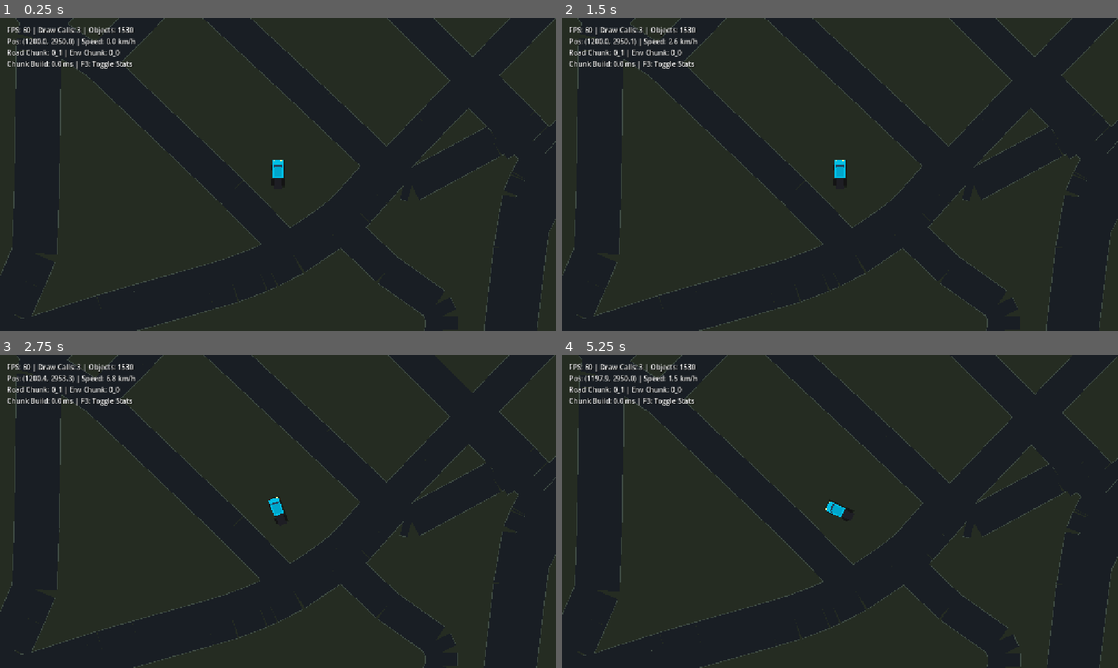
Above: before the commit, frames 1-4 (two rows, left to right).
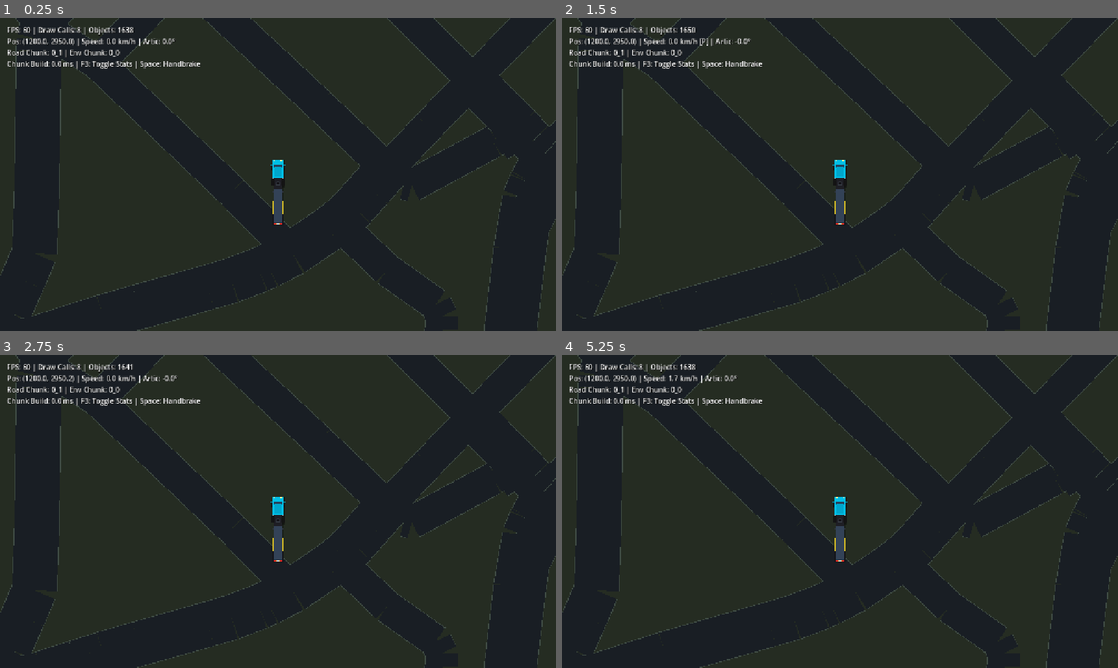
Above: after the commit, the same moments.

Repository: bal1st1k/vibecode-ets2d
Game: Godot game, scene res://scenes/Main.tscn
The game is run twice, just before and just after one commit, with the same random seed, the same clock (stepped at 60 frames per second) and the same inputs.
Inputs (mouse positions are in pixels of both pictures, inside the frame that each line leads up to):
- Up to frame 1 (0.25 s): no input
- Up to frame 2 (1.5 s): tap Enter at 0.5 s; move the mouse to (962, 158) at 0.52 s; hold Right (steer_right) 0.53-1.28 s; tap Space at 0.6, 0.77, 1.07, 1.25, 1.35 s; click (962, 158) at 0.67 s; move the mouse to (728, 190) at 1.27 s; hold Down (brake_reverse) from 1.28 s (still down)
- Up to frame 3 (2.75 s): tap Space at 1.52, 1.82, 2.1 s; move the mouse to (333, 442) at 2.02 s; release Down (brake_reverse) at 2.03 s; hold Right (steer_right) from 2.03 s (still down)
- Up to frame 4 (5.25 s): move the mouse to (812, 574) at 2.77 s; release Right (steer_right) at 2.78 s; hold Up (accelerate) 2.78-3.53 s; tap Space at 2.85, 3.02, 3.32, 3.6, 3.77, 4.07, 4.35, 4.52, 4.82, 5.1 s; click (812, 574) at 2.92 s; move the mouse to (1006, 558) at 3.52 s; hold Left (steer_left) 3.53-5.03 s; move the mouse to (673, 464) at 4.27 s; move the mouse to (867, 511) at 5.02 s; hold Down (brake_reverse) from 5.03 s (still down); click (867, 511) at 5.17 s

The runs differ from the first frame. In frame 1, 0.4% of the frame differs, in the area x 13-52%, y 2-66%; in frame 2, 0.5%; in frame 3, 2.7%, in the area x 0-100%, y 0-100%; in frame 4, 2.6%.

Commit message:
feat(godot): articulated trailer and parking brake [G-004]

Diff:
--- a/godot/scenes/Main.tscn
+++ b/godot/scenes/Main.tscn
@@ -1,9 +1,10 @@
-[gd_scene load_steps=6 format=3 uid="uid://c7k0y4w2xv1"]
+[gd_scene load_steps=7 format=3 uid="uid://c7k0y4w2xv1"]
 
 [ext_resource type="Script" path="res://scripts/Main.gd" id="1_main"]
 [ext_resource type="Script" path="res://scripts/RoadWorld.gd" id="2_road"]
 [ext_resource type="Script" path="res://scripts/Truck.gd" id="3_truck"]
 [ext_resource type="Script" path="res://scripts/EnvWorld.gd" id="4_env"]
+[ext_resource type="Script" path="res://scripts/Trailer.gd" id="5_trailer"]
 
 [sub_resource type="RectangleShape2D" id="RectangleShape2D_truck"]
 size = Vector2(80, 32)
@@ -17,6 +18,11 @@
 
 [node name="RoadWorld" type="Node2D" parent="."]
 script = ExtResource("2_road")
+
+[node name="Trailer" type="Node2D" parent="."]
+position = Vector2(1200, 3030.5)
+rotation = -1.5708
+script = ExtResource("5_trailer")
 
 [node name="Truck" type="CharacterBody2D" parent="."]
 position = Vector2(1200, 2950)
@@ -36,8 +42,8 @@
 [node name="DebugLabel" type="Label" parent="CanvasLayer"]
 offset_left = 16.0
 offset_top = 16.0
-offset_right = 420.0
-offset_bottom = 140.0
+offset_right = 440.0
+offset_bottom = 150.0
 theme_override_colors/font_shadow_color = Color(0, 0, 0, 0.9)
 theme_override_constants/shadow_offset_x = 1
 theme_override_constants/shadow_offset_y = 1
--- a/godot/scripts/Main.gd
+++ b/godot/scripts/Main.gd
@@ -37,7 +37,12 @@
 			var sx = float(parts[0].strip_edges())
 			var sy = float(parts[1].strip_edges())
 			truck.position = Vector2(sx, sy)
+			if truck.has_method("reset_trailer_alignment"):
+				truck.reset_trailer_alignment()
 			print("[Main] Custom truck spawn position set to: (%.1f, %.1f)" % [sx, sy])
+
+	if OS.has_environment("SCREENSHOT_FRAMES"):
+		screenshot_frames = int(OS.get_environment("SCREENSHOT_FRAMES"))
 
 	if OS.has_environment("SCREENSHOT"):
 		should_screenshot = true
@@ -46,7 +51,9 @@
 			screenshot_target = env_val
 
 	for arg in OS.get_cmdline_args():
-		if arg.begins_with("--screenshot="):
+		if arg.begins_with("--frames="):
+			screenshot_frames = int(arg.substr("--frames=".length()))
+		elif arg.begins_with("--screenshot="):
 			should_screenshot = true
 			screenshot_target = arg.substr("--screenshot=".length())
 		elif arg == "--screenshot":
@@ -78,8 +85,16 @@
 	if debug_label:
 		var pos = truck.global_position if truck else Vector2.ZERO
 		var speed_kmh = 0.0
-		if truck and "current_speed" in truck:
-			speed_kmh = (abs(truck.current_speed) / Config.MAP_SCALE) * 3.6
+		var park_status = ""
+		var artic_deg = 0.0
+		if truck:
+			if "current_speed" in truck:
+				speed_kmh = (abs(truck.current_speed) / Config.MAP_SCALE) * 3.6
+			if "parking_brake" in truck and truck.parking_brake:
+				park_status = " [P]"
+			if "articulation_angle" in truck:
+				artic_deg = rad_to_deg(truck.articulation_angle)
+
 		var cx = int(floor(pos.x / 2048.0))
 		var cy = int(floor(pos.y / 2048.0))
 		var ecx = int(floor(pos.x / 8192.0))
@@ -87,15 +102,15 @@
 		var build_ms = env_world.last_chunk_build_ms if env_world else 0.0
 
 		if show_f3_perf:
-			debug_label.text = "FPS: %d | Draw Calls: %d | Objects: %d\nPos: (%.1f, %.1f) | Speed: %.1f km/h\nRoad Chunk: %d_%d | Env Chunk: %d_%d\nChunk Build: %.1f ms | F3: Toggle Stats" % [
+			debug_label.text = "FPS: %d | Draw Calls: %d | Objects: %d\nPos: (%.1f, %.1f) | Speed: %.1f km/h%s | Artic: %.1f°\nRoad Chunk: %d_%d | Env Chunk: %d_%d\nChunk Build: %.1f ms | F3: Toggle Stats | Space: Handbrake" % [
 				current_fps, draw_calls, objects_count,
-				pos.x, pos.y, speed_kmh,
+				pos.x, pos.y, speed_kmh, park_status, artic_deg,
 				cx, cy, ecx, ecy,
 				build_ms
 			]
 		else:
-			debug_label.text = "FPS: %d | Speed: %.1f km/h | Pos: (%.1f, %.1f) | F3: Stats" % [
-				current_fps, speed_kmh, pos.x, pos.y
+			debug_label.text = "FPS: %d | Speed: %.1f km/h%s | Artic: %.1f° | Pos: (%.1f, %.1f) | F3: Stats" % [
+				current_fps, speed_kmh, park_status, artic_deg, pos.x, pos.y
 			]
 
 	if should_screenshot and not screenshot_taken and frame_counter >= screenshot_frames:
--- /dev/null
+++ b/godot/scripts/Trailer.gd
@@ -0,0 +1,63 @@
+extends Node2D
+
+# 2D Top-Down European Semi-Trailer (13.6m Standard Curtainsider)
+@export var trailer_length: float = 136.0 # ~13.6 m standard Euro trailer
+@export var trailer_width: float = 28.0   # ~2.5 m width
+@export var kingpin_offset: float = 52.5  # distance from center to kingpin hitch (105 * 0.5)
+
+func _ready() -> void:
+	z_index = 0
+	queue_redraw()
+
+func _draw() -> void:
+	var half_l = trailer_length * 0.5
+	var half_w = trailer_width * 0.5
+
+	# 1. Soft drop shadow
+	draw_rect(Rect2(-half_l + 3.0, -half_w + 3.0, trailer_length, trailer_width), Color(0.0, 0.0, 0.0, 0.32))
+
+	# 2. Steel chassis beams & undercarriage
+	draw_rect(Rect2(-half_l + 8.0, -half_w + 3.0, trailer_length - 16.0, trailer_width - 6.0), Color(0.10, 0.12, 0.15, 1.0))
+
+	# 3. Side underrun protection bars & landing gear
+	# Underrun side rails with yellow safety markers
+	draw_rect(Rect2(-half_l + 32.0, -half_w - 1.0, 38.0, 2.0), Color(0.85, 0.75, 0.15, 0.95))
+	draw_rect(Rect2(-half_l + 32.0, half_w - 1.0, 38.0, 2.0), Color(0.85, 0.75, 0.15, 0.95))
+	# Landing gear support legs
+	draw_rect(Rect2(half_l - 42.0, -half_w - 1.0, 4.0, trailer_width + 2.0), Color(0.18, 0.20, 0.24, 1.0))
+
+	# 4. Triple-axle rear bogie (6 wheels: 3 on left, 3 on right)
+	# Bogie center is at -52.5, matching KINGPIN_TO_AXLE = 105.0 from kingpin at +52.5
+	var wheel_w = 14.0
+	var wheel_h = 6.0
+	var axle_x = [-62.5, -52.5, -42.5]
+	for ax in axle_x:
+		# Left wheels
+		draw_rect(Rect2(ax - wheel_w * 0.5, -half_w - 2.0, wheel_w, wheel_h), Color(0.08, 0.08, 0.10, 1.0))
+		# Right wheels
+		draw_rect(Rect2(ax - wheel_w * 0.5, half_w - 4.0, wheel_w, wheel_h), Color(0.08, 0.08, 0.10, 1.0))
+
+	# 5. Main container / curtainsider box
+	var box_rect = Rect2(-half_l + 6.0, -half_w + 1.0, trailer_length - 10.0, trailer_width - 2.0)
+	draw_rect(box_rect, Color(0.15, 0.19, 0.25, 1.0)) # Dark slate curtainsider
+
+	# 6. Tarpaulin side curtain & livery stripe (Neon Lime accent matching web version)
+	var curtain_rect = Rect2(-half_l + 10.0, -half_w + 2.0, trailer_length - 18.0, trailer_width - 4.0)
+	draw_rect(curtain_rect, Color(0.20, 0.26, 0.34, 1.0))
+	# Dynamic center stripe
+	draw_rect(Rect2(-half_l + 10.0, -1.5, trailer_length - 18.0, 3.0), Color(0.83, 1.0, 0.26, 1.0))
+
+	# 7. Front aerodynamic bulkhead wall (connecting with truck cab)
+	draw_rect(Rect2(half_l - 10.0, -half_w + 1.0, 6.0, trailer_width - 2.0), Color(0.08, 0.12, 0.18, 1.0))
+
+	# 8. Rear bumper, license plate, mudflaps & taillights
+	draw_rect(Rect2(-half_l + 2.0, -half_w + 1.0, 4.0, trailer_width - 2.0), Color(0.80, 0.82, 0.85, 1.0)) # Reflective white bumper
+	# Rear taillights (Red)
+	draw_rect(Rect2(-half_l + 3.0, -half_w + 2.0, 2.0, 6.0), Color(0.95, 0.15, 0.15, 1.0))
+	draw_rect(Rect2(-half_l + 3.0, half_w - 8.0, 2.0, 6.0), Color(0.95, 0.15, 0.15, 1.0))
+	# Amber turn indicators
+	draw_rect(Rect2(-half_l + 3.0, -half_w + 8.0, 2.0, 3.0), Color(0.96, 0.62, 0.07, 1.0))
+	draw_rect(Rect2(-half_l + 3.0, half_w - 11.0, 2.0, 3.0), Color(0.96, 0.62, 0.07, 1.0))
+
+	# 9. Kingpin hitch coupler indicator (at +52.5)
+	draw_circle(Vector2(kingpin_offset, 0.0), 3.5, Color(0.80, 0.85, 0.90, 0.9))
--- a/godot/scripts/Truck.gd
+++ b/godot/scripts/Truck.gd
@@ -7,57 +7,176 @@
 @export var acceleration: float = (90.0 / 3.6 / 5.5) * Config.MAP_SCALE # ~5.68 units/s² (0-90 km/h in 5.5s)
 @export var braking: float = (90.0 / 3.6 / 2.0) * Config.MAP_SCALE # ~15.62 units/s² (90-0 km/h in 2.0s)
 @export var friction: float = 1.2 * Config.MAP_SCALE # ~1.5 units/s² (rolling resistance)
-@export var steer_speed: float = 2.0 # rad/s max steering
-
-var current_speed: float = 0.0 # scalar speed along facing direction in world units/s
+@export var steer_speed: float = 2.5 # rad/s max steering rate
+
+# Kinematic articulation constants (matching src/engine.js)
+const WHEELBASE: float = 44.0          # Distance between front steer and rear drive axle
+const HITCH_OFFSET: float = -26.0      # Fifth wheel position behind truck center
+const KINGPIN_TO_AXLE: float = 105.0   # Distance from kingpin to trailer rear bogie center
+const JACKKNIFE_LIMIT: float = 1.50    # ~86 degrees max articulation limit
+
+var current_speed: float = 0.0         # Scalar speed along facing direction in world units/s
+var steer_angle: float = 0.0           # Current front wheel cut angle in radians
+var max_steer: float = 0.58            # ~33 degrees max wheel cut
+var parking_brake: bool = false        # Parking brake toggle (Space)
+var articulation_angle: float = 0.0    # Angle difference between truck and trailer in radians
+var test_mode: String = ""             # Automated test maneuver mode
+
+@export var trailer_path: NodePath = NodePath("../Trailer")
+var trailer_ref: Node2D = null
 
 @onready var camera: Camera2D = $Camera2D
 
 func _ready() -> void:
+	if not trailer_path.is_empty():
+		trailer_ref = get_node_or_null(trailer_path)
+	if not trailer_ref and get_parent():
+		trailer_ref = get_parent().get_node_or_null("Trailer")
+
+	# Check automated test args and environment variables
+	if OS.has_environment("TEST_MODE"):
+		test_mode = OS.get_environment("TEST_MODE")
+		if test_mode == "handbrake":
+			parking_brake = true
+	elif OS.has_environment("TURN_TEST"):
+		test_mode = "turn"
+	elif OS.has_environment("REVERSE_TEST"):
+		test_mode = "reverse"
+	elif OS.has_environment("HANDBRAKE_TEST"):
+		test_mode = "handbrake"
+		parking_brake = true
+
+	for arg in OS.get_cmdline_args():
+		if arg == "--turn-test":
+			test_mode = "turn"
+		elif arg == "--reverse-test":
+			test_mode = "reverse"
+		elif arg == "--handbrake-test":
+			test_mode = "handbrake"
+			parking_brake = true
+	for arg in OS.get_cmdline_user_args():
+		if arg == "--turn-test":
+			test_mode = "turn"
+		elif arg == "--reverse-test":
+			test_mode = "reverse"
+		elif arg == "--handbrake-test":
+			test_mode = "handbrake"
+			parking_brake = true
+
 	if position == Vector2.ZERO or (position.x == 1200 and position.y == 3000):
 		position = Vector2(1200, 2950)
 		rotation = -PI / 2.0
+
+	reset_trailer_alignment()
 	queue_redraw()
+
+func reset_trailer_alignment() -> void:
+	if trailer_ref and is_instance_valid(trailer_ref):
+		trailer_ref.rotation = rotation
+		var t_forward = Vector2.from_angle(rotation)
+		var hitch_pos = global_position + t_forward * HITCH_OFFSET
+		trailer_ref.global_position = hitch_pos - Vector2.from_angle(trailer_ref.rotation) * (KINGPIN_TO_AXLE * 0.5)
+		articulation_angle = 0.0
 
 func _physics_process(delta: float) -> void:
 	var throttle: float = 0.0
-	if Input.is_action_pressed("accelerate") or Input.is_key_pressed(KEY_W) or Input.is_key_pressed(KEY_UP):
-		throttle += 1.0
-	if Input.is_action_pressed("brake_reverse") or Input.is_key_pressed(KEY_S) or Input.is_key_pressed(KEY_DOWN):
-		throttle -= 1.0
-
 	var steer_input: float = 0.0
-	if Input.is_action_pressed("steer_left") or Input.is_key_pressed(KEY_A) or Input.is_key_pressed(KEY_LEFT):
-		steer_input -= 1.0
-	if Input.is_action_pressed("steer_right") or Input.is_key_pressed(KEY_D) or Input.is_key_pressed(KEY_RIGHT):
-		steer_input += 1.0
-
-	# Speed update
-	if throttle > 0.0:
-		if current_speed < 0.0:
-			current_speed = move_toward(current_speed, 0.0, braking * delta)
+
+	if test_mode == "turn":
+		if current_speed == 0.0:
+			current_speed = 20.0 # Initial roll speed for test maneuver
+		throttle = 0.95
+		steer_input = 0.95
+	elif test_mode == "reverse":
+		if current_speed == 0.0:
+			current_speed = -6.0 # Initial reverse speed for test maneuver
+		throttle = -0.90
+		steer_input = -0.90
+	else:
+		if Input.is_action_pressed("accelerate") or Input.is_key_pressed(KEY_W) or Input.is_key_pressed(KEY_UP):
+			throttle += 1.0
+		if Input.is_action_pressed("brake_reverse") or Input.is_key_pressed(KEY_S) or Input.is_key_pressed(KEY_DOWN):
+			throttle -= 1.0
+
+		if Input.is_action_pressed("steer_left") or Input.is_key_pressed(KEY_A) or Input.is_key_pressed(KEY_LEFT):
+			steer_input -= 1.0
+		if Input.is_action_pressed("steer_right") or Input.is_key_pressed(KEY_D) or Input.is_key_pressed(KEY_RIGHT):
+			steer_input += 1.0
+
+	# 1. Parking brake simulation
+	if parking_brake:
+		throttle = 0.0
+		var park_decel = braking * 2.5
+		current_speed = move_toward(current_speed, 0.0, park_decel * delta)
+		if abs(current_speed) < 0.05:
+			current_speed = 0.0
+	else:
+		# 2. Drive acceleration / service brake
+		if throttle > 0.0:
+			if current_speed < 0.0:
+				current_speed = move_toward(current_speed, 0.0, braking * delta)
+			else:
+				current_speed = move_toward(current_speed, max_forward_speed, acceleration * delta)
+		elif throttle < 0.0:
+			if current_speed > 0.0:
+				current_speed = move_toward(current_speed, 0.0, braking * delta)
+			else:
+				current_speed = move_toward(current_speed, -max_reverse_speed, acceleration * 0.8 * delta)
 		else:
-			current_speed = move_toward(current_speed, max_forward_speed, acceleration * delta)
-	elif throttle < 0.0:
-		if current_speed > 0.0:
-			current_speed = move_toward(current_speed, 0.0, braking * delta)
-		else:
-			current_speed = move_toward(current_speed, -max_reverse_speed, acceleration * 0.8 * delta)
-	else:
-		current_speed = move_toward(current_speed, 0.0, friction * delta)
-
-	# Steering depends on motion
-	if abs(current_speed) > 0.5:
-		var speed_factor = clamp(abs(current_speed) / 12.0, 0.25, 1.0)
-		var dir_factor = 1.0 if current_speed >= 0.0 else -1.0
-		rotation += steer_input * steer_speed * speed_factor * dir_factor * delta
-
-	# Velocity in facing direction
+			current_speed = move_toward(current_speed, 0.0, friction * delta)
+
+	# 3. Steering with speed-sensitive damping
+	var speed_factor = 1.0 / (1.0 + abs(current_speed) * 0.05)
+	var target_steer = steer_input * max_steer * speed_factor
+	steer_angle = move_toward(steer_angle, target_steer, steer_speed * delta)
+
+	# 4. Ackermann / Bicycle truck angular velocity
+	var angular_velocity: float = 0.0
+	if abs(current_speed) > 0.05:
+		angular_velocity = (current_speed / WHEELBASE) * tan(steer_angle)
+		rotation += angular_velocity * delta
+		rotation = wrapf(rotation, -PI, PI)
+
+	# 5. Truck velocity and motion
 	var forward = Vector2.from_angle(rotation)
 	velocity = forward * current_speed
 	move_and_slide()
 
+	# 6. Articulated Semi-Trailer Kinematics (following fifth wheel, matching src/engine.js)
+	if trailer_ref and is_instance_valid(trailer_ref):
+		# Velocity of hitch point on truck body
+		var hitch_vx = velocity.x - sin(rotation) * HITCH_OFFSET * angular_velocity
+		var hitch_vy = velocity.y + cos(rotation) * HITCH_OFFSET * angular_velocity
+
+		# Lateral speed component relative to trailer orientation
+		var tr_angle = trailer_ref.rotation
+		var tr_lateral_speed = hitch_vx * sin(tr_angle) - hitch_vy * cos(tr_angle)
+
+		# Trailer angular rate: sweeps inside turn curve when moving forward; folds when reversing
+		var tr_angular_vel = -tr_lateral_speed / KINGPIN_TO_AXLE
+
+		# Update trailer rotation with jackknife protection limit (~86 deg / 1.5 rad)
+		var new_rot = tr_angle + tr_angular_vel * delta
+		var diff = wrapf(rotation - new_rot, -PI, PI)
+
+		if abs(diff) >= JACKKNIFE_LIMIT:
+			trailer_ref.rotation = wrapf(rotation - sign(diff) * JACKKNIFE_LIMIT, -PI, PI)
+			articulation_angle = sign(diff) * JACKKNIFE_LIMIT
+		else:
+			trailer_ref.rotation = wrapf(new_rot, -PI, PI)
+			articulation_angle = diff
+
+		# Update trailer position so kingpin locks onto fifth wheel
+		var forward_vec = Vector2(cos(rotation), sin(rotation))
+		var hitch_pos = global_position + forward_vec * HITCH_OFFSET
+		var tr_forward = Vector2(cos(trailer_ref.rotation), sin(trailer_ref.rotation))
+		trailer_ref.global_position = hitch_pos - tr_forward * (KINGPIN_TO_AXLE * 0.5)
+
 func _unhandled_input(event: InputEvent) -> void:
+	if event is InputEventKey and event.pressed and not event.echo:
+		if event.keycode == KEY_SPACE:
+			parking_brake = not parking_brake
+
 	if event is InputEventMouseButton:
 		if event.button_index == MOUSE_BUTTON_WHEEL_UP:
 			if camera:
@@ -73,33 +192,43 @@
 	var half_l = cab_length * 0.5
 	var half_w = cab_width * 0.5
 
-	# Drop shadow
+	# 1. Drop shadow
 	draw_rect(Rect2(-half_l + 3.0, -half_w + 3.0, cab_length, cab_width), Color(0.0, 0.0, 0.0, 0.35))
 
-	# Chassis frame
-	draw_rect(Rect2(-half_l, -half_w + 4.0, cab_length * 0.45, cab_width - 8.0), Color(0.12, 0.12, 0.14))
-
-	# Wheels
+	# 2. Chassis frame & fuel tanks
+	draw_rect(Rect2(-half_l, -half_w + 4.0, cab_length * 0.45, cab_width - 8.0), Color(0.12, 0.12, 0.14, 1.0))
+	# Fuel tanks / exhaust boxes
+	draw_rect(Rect2(-half_l + 12.0, -half_w - 1.0, 22.0, 3.0), Color(0.65, 0.65, 0.70, 1.0))
+	draw_rect(Rect2(-half_l + 12.0, half_w - 2.0, 22.0, 3.0), Color(0.65, 0.65, 0.70, 1.0))
+
+	# 3. Wheels
 	var wheel_w = 18.0
 	var wheel_h = 7.0
-	# Front wheels
-	draw_rect(Rect2(half_l - 28.0, -half_w - 2.0, wheel_w, wheel_h), Color(0.08, 0.08, 0.08))
-	draw_rect(Rect2(half_l - 28.0, half_w - 5.0, wheel_w, wheel_h), Color(0.08, 0.08, 0.08))
-	# Rear wheels (dual)
-	draw_rect(Rect2(-half_l + 8.0, -half_w - 2.0, wheel_w, wheel_h), Color(0.08, 0.08, 0.08))
-	draw_rect(Rect2(-half_l + 8.0, half_w - 5.0, wheel_w, wheel_h), Color(0.08, 0.08, 0.08))
-
-	# Main cabin body
+	# Front steer wheels
+	draw_rect(Rect2(half_l - 28.0, -half_w - 2.0, wheel_w, wheel_h), Color(0.08, 0.08, 0.08, 1.0))
+	draw_rect(Rect2(half_l - 28.0, half_w - 5.0, wheel_w, wheel_h), Color(0.08, 0.08, 0.08, 1.0))
+	# Rear dual drive wheels
+	draw_rect(Rect2(-half_l + 8.0, -half_w - 2.0, wheel_w, wheel_h), Color(0.08, 0.08, 0.08, 1.0))
+	draw_rect(Rect2(-half_l + 8.0, half_w - 5.0, wheel_w, wheel_h), Color(0.08, 0.08, 0.08, 1.0))
+
+	# 4. Fifth wheel coupling plate (skid plate at HITCH_OFFSET)
+	draw_circle(Vector2(HITCH_OFFSET, 0.0), 6.5, Color(0.20, 0.22, 0.25, 1.0))
+	draw_circle(Vector2(HITCH_OFFSET, 0.0), 3.0, Color(0.08, 0.08, 0.10, 1.0))
+
+	# 5. Main cabin body
 	var cab_rect = Rect2(-half_l + 30.0, -half_w + 1.0, cab_length - 30.0, cab_width - 2.0)
 	draw_rect(cab_rect, Color(0.0, 0.75, 0.9, 1.0)) # Vibrant cyan cab
 
-	# Windshield
+	# 6. Windshield
 	var wind_rect = Rect2(half_l - 20.0, -half_w + 4.0, 8.0, cab_width - 8.0)
 	draw_rect(wind_rect, Color(0.15, 0.25, 0.35, 1.0))
 
-	# Roof aerodynamic deflector
+	# 7. Roof aerodynamic deflector & mirrors
 	draw_rect(Rect2(-half_l + 35.0, -half_w + 5.0, 28.0, cab_width - 10.0), Color(0.0, 0.65, 0.8, 1.0))
-
-	# Headlights
+	# Side mirrors
+	draw_rect(Rect2(half_l - 16.0, -half_w - 5.0, 4.0, 4.0), Color(0.0, 0.70, 0.85, 1.0))
+	draw_rect(Rect2(half_l - 16.0, half_w + 1.0, 4.0, 4.0), Color(0.0, 0.70, 0.85, 1.0))
+
+	# 8. Headlights
 	draw_rect(Rect2(half_l - 2.0, -half_w + 2.0, 2.0, 6.0), Color(1.0, 0.95, 0.6, 1.0))
 	draw_rect(Rect2(half_l - 2.0, half_w - 8.0, 2.0, 6.0), Color(1.0, 0.95, 0.6, 1.0))
Not shown, changed: TASKS.md
